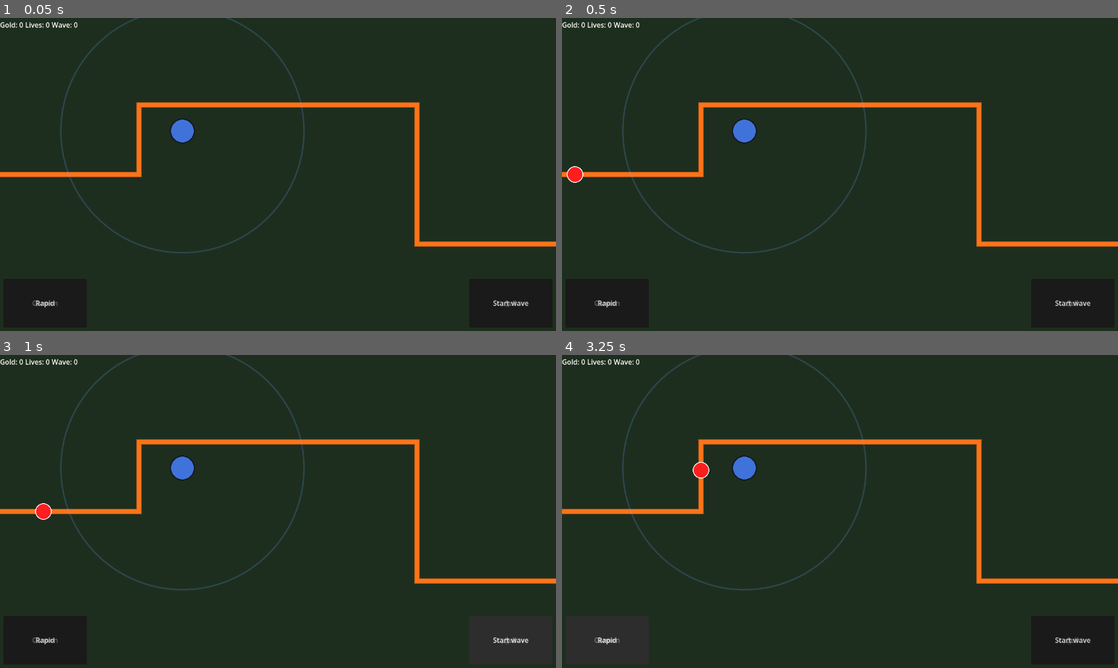
Above: before the commit, frames 1-4 (two rows, left to right).
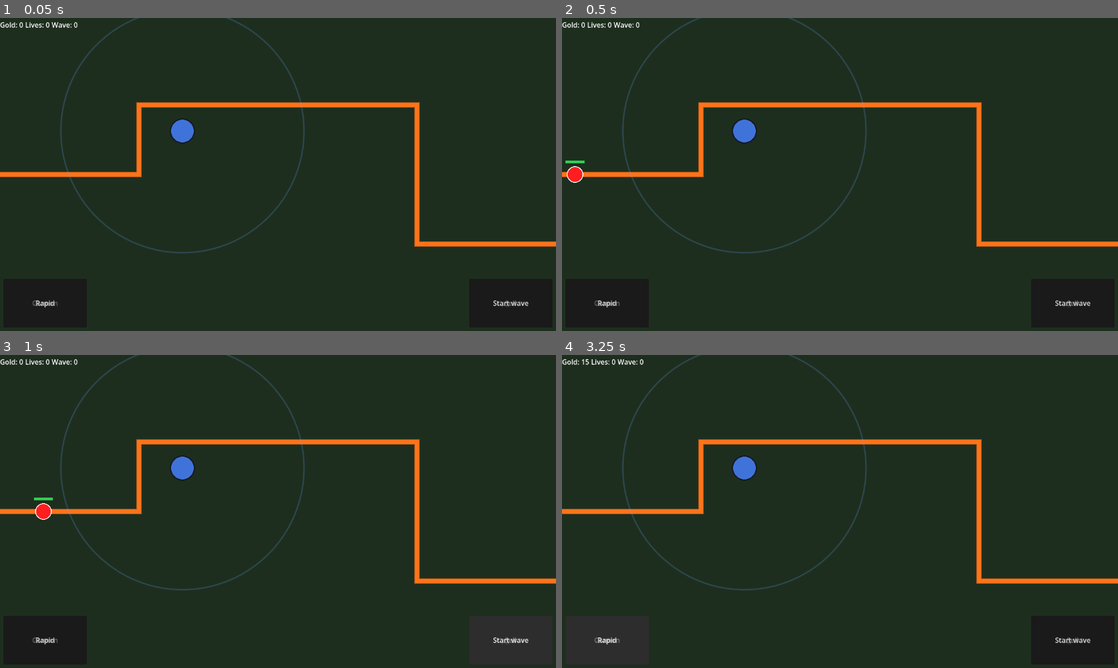
Above: after the commit, the same moments.

Repository: 00jacobs/LotrTD
Game: Godot game, scene res://scenes/main/main.tscn
Same seed, same stepped clock (60 frames per second), same inputs: the game is played once before the commit and once after it.
Inputs:
- Up to frame 1 (0.05 s): no input
- Up to frame 2 (0.5 s): no input
- Up to frame 3 (1 s): click "Start wave" at 0.5 s
- Up to frame 4 (3.25 s): click "Start wave" at 1.25 s; click "Archer" at 2 s; click "Cannon" at 2.75 s

Frame 1 is identical in both runs. In frame 2, less than 0.1% of the frame differs, in the area x 0-5%, y 45-47%; in frame 3, less than 0.1%; in frame 4, 0.3%, in the area x 3-27%, y 1-40%.

Commit message:
damage, HP, gold added

Diff:
--- a/scripts/entities/world_view.gd
+++ b/scripts/entities/world_view.gd
@@ -1,6 +1,6 @@
 extends Node2D
 
-## Map + path + test enemy (Week 3) + one tower that shoots in range (Week 4).
+## Weeks 3–5: map, path, enemy (HP / death), tower + shots, gold on kill.
 
 const FALLBACK_ANCHORS: PackedVector2Array = [
 	Vector2(-40, 360),
@@ -20,6 +20,8 @@
 @export var enemy_speed: float = 140.0
 @export var enemy_radius: float = 18.0
 @export var enemy_color: Color = Color(1.0, 0.12, 0.12, 1.0)
+@export var enemy_max_hp: float = 120.0
+@export var gold_per_kill: int = 15
 
 @export var tower_position: Vector2 = Vector2(420, 260)
 @export var tower_range: float = 280.0
@@ -27,6 +29,7 @@
 @export var fire_interval: float = 0.4
 @export var projectile_speed: float = 560.0
 @export var projectile_radius: float = 7.0
+@export var projectile_damage: float = 28.0
 @export var tower_color: Color = Color(0.25, 0.45, 0.85, 1.0)
 @export var projectile_color: Color = Color(1.0, 0.95, 0.35, 1.0)
 @export var show_tower_range: bool = true
@@ -34,14 +37,19 @@
 var _enemy_path: Path2D
 var _path_ready := false
 var _enemy_distance: float = 0.0
-var _enemy_finished := false
+var _enemy_alive := true
+var _enemy_hp: float = 0.0
 var _path_length: float = 0.0
 
 var _fire_timer: float = 0.0
 var _projectiles: Array[Dictionary] = []
 
+var _gold: int = 0
+var _gold_label: Label
+
 
 func _ready() -> void:
+	_gold_label = get_node_or_null("../../UI/TopBar/GoldLabel") as Label
 	_enemy_path = get_node_or_null("PathFollowRoot/EnemyPath") as Path2D
 	var tower_marker := get_node_or_null("TowerRoot/DemoTower") as Marker2D
 	if tower_marker != null:
@@ -50,9 +58,12 @@
 	_path_length = _polyline_length(_read_anchor_points())
 	_path_ready = true
 	_enemy_distance = 0.0
-	_enemy_finished = false
+	_enemy_alive = true
+	_enemy_hp = enemy_max_hp
 	_fire_timer = 0.0
 	_projectiles.clear()
+	_gold = 0
+	_update_gold_label()
 	set_process(true)
 	queue_redraw()
 
@@ -61,34 +72,61 @@
 	if not _path_ready:
 		return
 
+	if not _enemy_alive:
+		queue_redraw()
+		return
+
 	var anchors := _read_anchor_points()
-	var enemy_pos := Vector2.ZERO
-
-	if not _enemy_finished and _path_length > 0.0:
+
+	if _path_length > 0.0:
 		_enemy_distance += enemy_speed * delta
 		if _enemy_distance >= _path_length:
 			_enemy_distance = _path_length
-			_enemy_finished = true
+			_enemy_alive = false
 			_projectiles.clear()
-		enemy_pos = _sample_polyline_at(anchors, _enemy_distance)
-
-		_fire_timer -= delta
-		if tower_range > 0.0 and _fire_timer <= 0.0 and tower_position.distance_to(enemy_pos) <= tower_range:
-			_fire_timer = fire_interval
-			_projectiles.append({"pos": tower_position})
-
-		for i in range(_projectiles.size() - 1, -1, -1):
-			var p: Dictionary = _projectiles[i]
-			var pos: Vector2 = p["pos"]
-			var to_enemy := enemy_pos - pos
-			var dist := to_enemy.length()
-			if dist < enemy_radius + projectile_radius:
-				_projectiles.remove_at(i)
-				continue
-			if dist > 0.001:
-				p["pos"] = pos + to_enemy.normalized() * projectile_speed * delta
+			queue_redraw()
+			return
+
+	var enemy_pos := _sample_polyline_at(anchors, _enemy_distance)
+
+	_fire_timer -= delta
+	if tower_range > 0.0 and _fire_timer <= 0.0 and tower_position.distance_to(enemy_pos) <= tower_range:
+		_fire_timer = fire_interval
+		_projectiles.append({"pos": tower_position})
+
+	for i in range(_projectiles.size() - 1, -1, -1):
+		var p: Dictionary = _projectiles[i]
+		var pos: Vector2 = p["pos"]
+		var to_enemy := enemy_pos - pos
+		var dist := to_enemy.length()
+		if dist < enemy_radius + projectile_radius:
+			_projectiles.remove_at(i)
+			if _enemy_alive:
+				_apply_damage(projectile_damage)
+			if not _enemy_alive:
+				break
+			continue
+		if dist > 0.001:
+			p["pos"] = pos + to_enemy.normalized() * projectile_speed * delta
+
+	if not _enemy_alive:
+		_projectiles.clear()
 
 	queue_redraw()
+
+
+func _apply_damage(amount: float) -> void:
+	_enemy_hp -= amount
+	if _enemy_hp <= 0.0:
+		_enemy_hp = 0.0
+		_enemy_alive = false
+		_gold += gold_per_kill
+		_update_gold_label()
+
+
+func _update_gold_label() -> void:
+	if _gold_label != null:
+		_gold_label.text = "Gold: %d" % _gold
 
 
 func _ensure_path_curve() -> void:
@@ -127,10 +165,20 @@
 		draw_circle(p["pos"], projectile_radius + 1.0, Color(0.1, 0.08, 0.02, 0.6))
 		draw_circle(p["pos"], projectile_radius, projectile_color)
 
-	if not _enemy_finished:
+	if _enemy_alive:
 		var enemy_pos := _sample_polyline_at(anchors, _enemy_distance)
 		draw_circle(enemy_pos, enemy_radius, enemy_color)
 		draw_arc(enemy_pos, enemy_radius, 0.0, TAU, 32, Color.WHITE, 2.0)
+		_draw_hp_bar(enemy_pos)
+
+
+func _draw_hp_bar(center: Vector2) -> void:
+	var ratio := 0.0 if enemy_max_hp <= 0.0 else clampf(_enemy_hp / enemy_max_hp, 0.0, 1.0)
+	var bar_w := 44.0
+	var bar_h := 6.0
+	var top_left := center + Vector2(-bar_w * 0.5, -enemy_radius - 14.0)
+	draw_rect(Rect2(top_left, Vector2(bar_w, bar_h)), Color(0.05, 0.05, 0.06, 0.85))
+	draw_rect(Rect2(top_left, Vector2(bar_w * ratio, bar_h)), Color(0.2, 0.85, 0.35, 0.95))
 
 
 func _read_anchor_points() -> PackedVector2Array:
